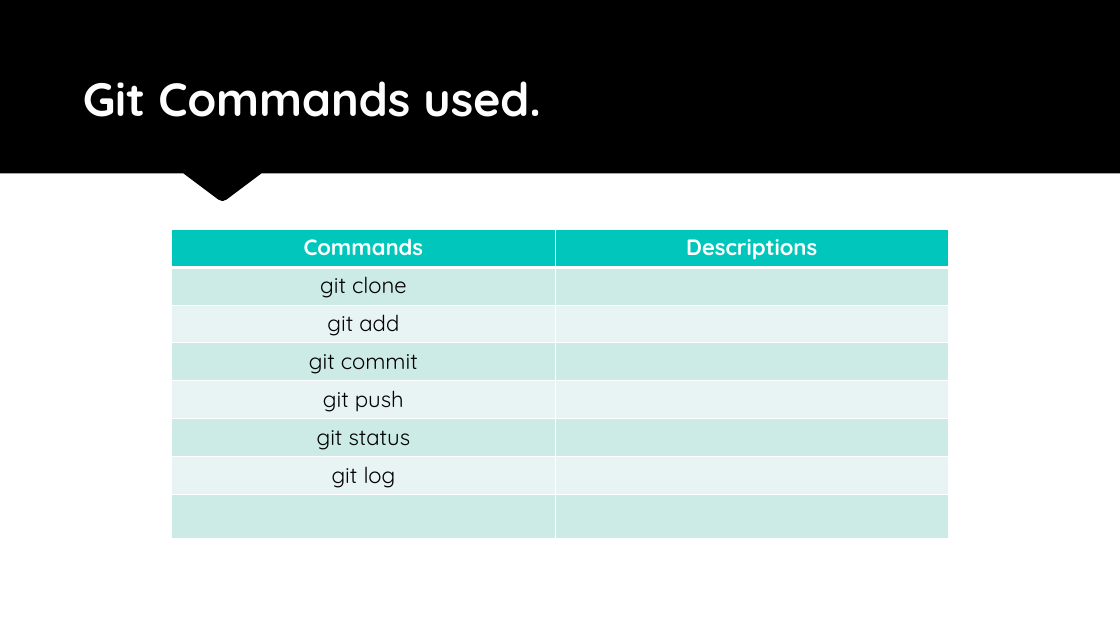
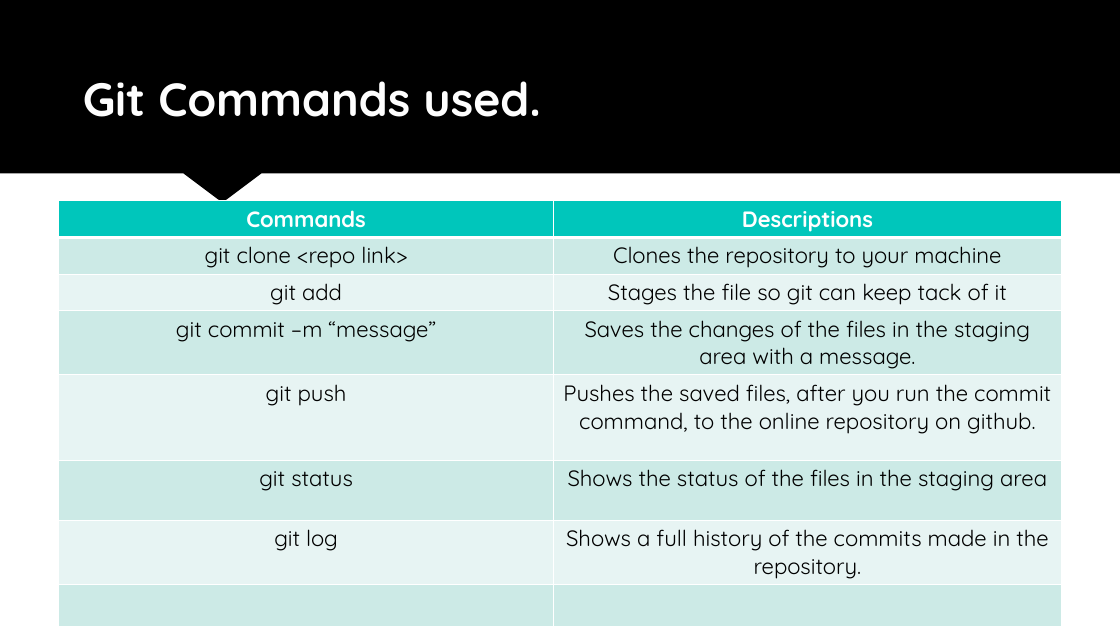
Before and after one commit to UWIComputingSociety-sta/UWICS_GitHub_Intro, a slide deck: slide 17 of UWICS_Git.pptx. Drawn at 1120x630 pixels with LibreOffice and Linux fonts; fonts in the diff are those of the drawing; background and template pictures are left out. Boxes give left, top, right and bottom in pixels: in the first picture for what was removed or moved away, otherwise in the second. Text is boxed around its words. In the diff, an @@ line names an element or a change of style, - is before the commit and + after.

```diff
--- a/UWICS_Git.pptx
+++ b/UWICS_Git.pptx
@@ table at box(59, 201, 1061, 628) @@
-row 2, column 1: git clone
+row 2, column 1: git clone <repo link>
-row 2, column 2: 
+row 2, column 2: Clones the repository to your machine
-row 3, column 2: 
+row 3, column 2: Stages the file so git can keep tack of it
-row 4, column 1: git commit
+row 4, column 1: git commit –m “message”
-row 4, column 2: 
+row 4, column 2: Saves the changes of the files in the staging area with a message.
-row 5, column 2: 
+row 5, column 2: Pushes the saved files, after you run the commit command, to the online repository on github.
-row 6, column 2: 
+row 6, column 2: Shows the status of the files in the staging area
-row 7, column 2: 
+row 7, column 2: Shows a full history of the commits made in the repository.
@@ table: place and size @@
-table at box(171, 229, 948, 539)
+table at box(59, 201, 1061, 628)
```
Also in this commit, not shown: 3 other slides changed.
